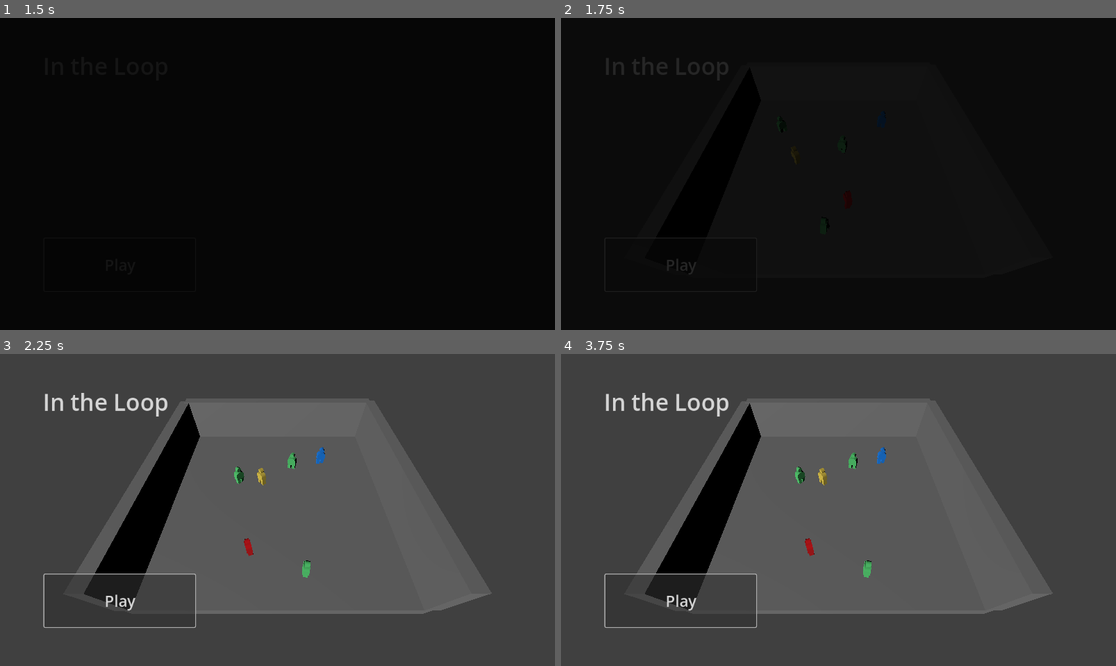
Above: before the commit, frames 1-4 (two rows, left to right).
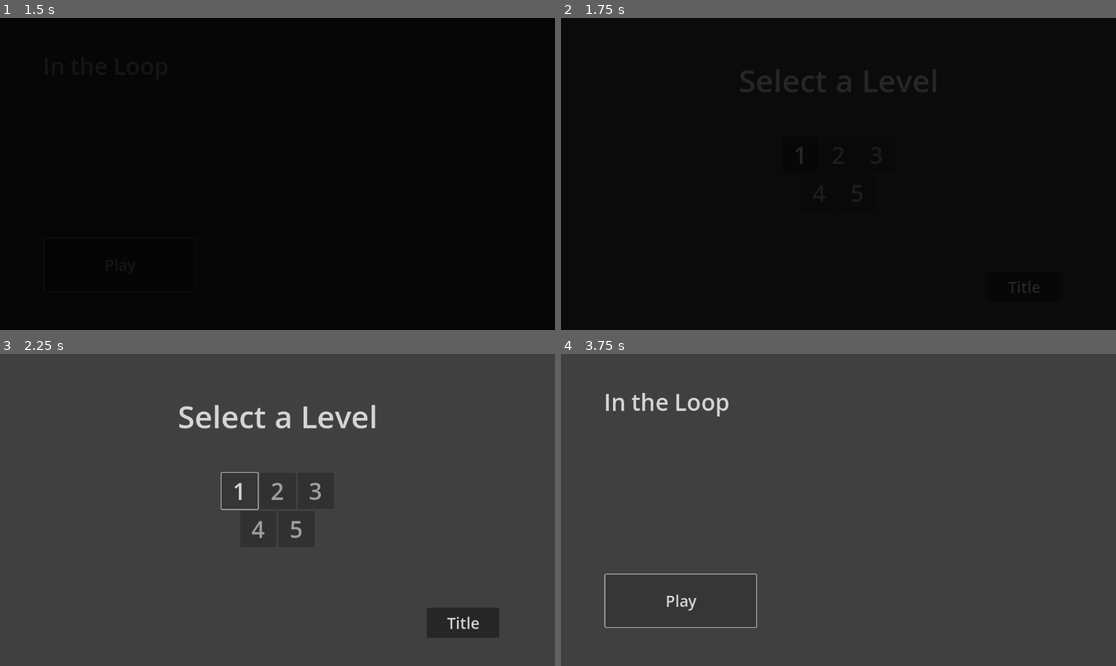
Above: after the commit, the same moments.

Repository: NewspaperTheCat/GMTK2025
Game: Godot game, scene res://Navigation/game_controller.tscn
Same seed, same stepped clock (60 frames per second), same inputs: the game is played once before the commit and once after it.
Inputs (mouse positions are in pixels of both pictures, inside the frame that each line leads up to):
- Up to frame 1 (1.5 s): click "Play" at 0.5 s; click "Play" at 1.25 s
- Up to frame 2 (1.75 s): no input
- Up to frame 3 (2.25 s): click "Play" (after the commit: "1") at 2 s
- Up to frame 4 (3.75 s): click (1021, 622) at 2.75 s, where only the run after the commit has a clickable "Title"; click "Play" at 3.5 s

Frame 1 is identical in both runs. In frame 2, 0.5% of the frame differs, in the area x 8-87%, y 12-88%; in frame 3, 27%, in the area x 7-90%, y 12-91%; in frame 4, 22%.

Commit message:
Level Progress and Select

Diff:
--- a/Elements/player.gd
+++ b/Elements/player.gd
@@ -1,6 +1,7 @@
 class_name Player extends Node3D
 
 @onready var loop_indicator: LoopIndicator = $LoopIndicator
+@onready var scene_redirect: SceneRedirect = $SceneRedirect
 
 var drawing = false
 var points := []
@@ -75,6 +76,8 @@
 
 	if to_win:
 		print("HUZZAH, you did it!!")
+		Global.level_progress = Global.level.level_num
+		scene_redirect._to_select()
 	else:
 		chosen_recipient.activeAlignment = Grimblo.alignment.ACTIVE
 		chosen_recipient.set_color()
--- a/Elements/player.tscn
+++ b/Elements/player.tscn
@@ -1,14 +1,16 @@
-[gd_scene load_steps=3 format=3 uid="uid://bwlm62q1aprja"]
+[gd_scene load_steps=4 format=3 uid="uid://bwlm62q1aprja"]
 
 [ext_resource type="Script" uid="uid://saielibv2plm" path="res://Elements/player.gd" id="1_gdu4x"]
 [ext_resource type="PackedScene" uid="uid://c6r1b0gioe5p5" path="res://Elements/loopIndicator.tscn" id="2_2ft67"]
+[ext_resource type="Script" uid="uid://c3ca7ynedm1wt" path="res://Navigation/scene_redirector.gd" id="3_1pq33"]
 
 [node name="Player" type="Node3D"]
 script = ExtResource("1_gdu4x")
-
-[node name="Area3D" type="Area3D" parent="."]
 
 [node name="Camera3D" type="Camera3D" parent="."]
 transform = Transform3D(1, 0, 0, 0, 0.604599, 0.79653, 0, -0.79653, 0.604599, 0, 6.94802, 6.38123)
 
 [node name="LoopIndicator" parent="." instance=ExtResource("2_2ft67")]
+
+[node name="SceneRedirect" type="Node" parent="."]
+script = ExtResource("3_1pq33")
--- a/Materials/LoopIndicatorHighlight.tres
+++ b/Materials/LoopIndicatorHighlight.tres
@@ -1,3 +1,4 @@
 [gd_resource type="StandardMaterial3D" format=3 uid="uid://qmvg4a4q5ng2"]
 
 [resource]
+albedo_color = Color(0, 0.697201, 0.697201, 1)
--- a/Navigation/Levels/Level1.tscn
+++ b/Navigation/Levels/Level1.tscn
@@ -18,6 +18,7 @@
 
 [node name="Level1" type="Node3D"]
 script = ExtResource("1_fhqol")
+level_num = 1
 crowd_speed = 3.0
 
 [node name="DirectionalLight3D" type="DirectionalLight3D" parent="."]
--- a/Navigation/Levels/level.gd
+++ b/Navigation/Levels/level.gd
@@ -1,5 +1,6 @@
 class_name Level extends Node3D
 
+@export var level_num : int
 @export var crowd_speed : float
 var sim_timescale := 1.0
 
--- a/Navigation/game_controller.gd
+++ b/Navigation/game_controller.gd
@@ -32,11 +32,12 @@
 			current_gui_scene.visible = false
 		else:
 			gui.remove_child(current_gui_scene)
-	var new = load(new_scene).instantiate()
-	gui.add_child(new)
-	current_gui_scene = new
+	if new_scene != "blank":
+		var new = load(new_scene).instantiate()
+		gui.add_child(new)
+		current_gui_scene = new
 
-	transition_controller.transition(transition_in, seconds)
+	if transition: transition_controller.transition(transition_in, seconds)
 
 func change_2d_scene(new_scene: String,
 	delete: bool = true,
@@ -57,13 +58,15 @@
 			current_2d_scene.visible = false
 		else:
 			gui.remove_child(current_2d_scene)
-	var new = load(new_scene).instantiate()
-	gui.add_child(new)
-	current_2d_scene = new
+	if new_scene != "blank":
+		var new = load(new_scene).instantiate()
+		gui.add_child(new)
+		current_2d_scene = new
 
-	transition_controller.transition(transition_in, seconds)
+	if transition: transition_controller.transition(transition_in, seconds)
 
-func change_3d_scene(new_scene: String,
+func change_3d_scene(
+	new_scene: String,
 	delete: bool = true,
 	keep_running: bool = false,
 	transition: bool = true,
@@ -82,8 +85,9 @@
 			current_3d_scene.visible = false
 		else:
 			gui.remove_child(current_3d_scene)
-	var new = load(new_scene).instantiate()
-	gui.add_child(new)
-	current_3d_scene = new
+	if new_scene != "blank":
+		var new = load(new_scene).instantiate()
+		gui.add_child(new)
+		current_3d_scene = new
 
-	transition_controller.transition(transition_in, seconds)
+	if transition: transition_controller.transition(transition_in, seconds)
--- /dev/null
+++ b/Navigation/level_lock.gd
@@ -0,0 +1,11 @@
+extends Button
+
+@export var level_num : int
+
+func _ready() -> void:
+	if level_num > Global.level_progress + 1:
+		modulate = Color.GRAY
+		disabled = true
+	else:
+		modulate = Color.WHITE
+		disabled = false
--- /dev/null
+++ b/Navigation/level_select.tscn
@@ -0,0 +1,206 @@
+[gd_scene load_steps=6 format=3 uid="uid://vu7rv1824jfg"]
+
+[ext_resource type="Script" uid="uid://c3ca7ynedm1wt" path="res://Navigation/scene_redirector.gd" id="1_ni7ld"]
+[ext_resource type="Script" uid="uid://dkfpqjhm8dtd4" path="res://Navigation/level_lock.gd" id="2_q7rdg"]
+
+[sub_resource type="LabelSettings" id="LabelSettings_hx585"]
+font_size = 64
+
+[sub_resource type="LabelSettings" id="LabelSettings_ni7ld"]
+font_size = 48
+
+[sub_resource type="LabelSettings" id="LabelSettings_q7rdg"]
+font_size = 32
+
+[node name="LevelSelect" type="Control"]
+layout_mode = 3
+anchors_preset = 15
+anchor_right = 1.0
+anchor_bottom = 1.0
+grow_horizontal = 2
+grow_vertical = 2
+script = ExtResource("1_ni7ld")
+
+[node name="Label" type="Label" parent="."]
+layout_mode = 1
+anchors_preset = -1
+anchor_left = 0.483
+anchor_right = 0.517
+anchor_bottom = 0.035
+offset_left = -0.416016
+offset_top = 85.0
+offset_right = 0.415955
+offset_bottom = 85.32
+grow_horizontal = 2
+text = "Select a Level"
+label_settings = SubResource("LabelSettings_hx585")
+
+[node name="VBox" type="VBoxContainer" parent="."]
+layout_mode = 1
+anchors_preset = 8
+anchor_left = 0.5
+anchor_top = 0.5
+anchor_right = 0.5
+anchor_bottom = 0.5
+offset_left = -116.5
+offset_top = -77.0
+offset_right = 116.5
+offset_bottom = 77.0
+grow_horizontal = 2
+grow_vertical = 2
+
+[node name="HBoxContainer" type="HBoxContainer" parent="VBox"]
+layout_mode = 2
+alignment = 1
+
+[node name="Button" type="Button" parent="VBox/HBoxContainer"]
+custom_minimum_size = Vector2(75, 75)
+layout_mode = 2
+script = ExtResource("2_q7rdg")
+level_num = 1
+
+[node name="Label" type="Label" parent="VBox/HBoxContainer/Button"]
+layout_mode = 1
+anchors_preset = 8
+anchor_left = 0.5
+anchor_top = 0.5
+anchor_right = 0.5
+anchor_bottom = 0.5
+offset_left = -14.5
+offset_top = -33.5
+offset_right = 25.5
+offset_bottom = 33.5
+grow_horizontal = 2
+grow_vertical = 2
+text = "1"
+label_settings = SubResource("LabelSettings_ni7ld")
+
+[node name="Button2" type="Button" parent="VBox/HBoxContainer"]
+custom_minimum_size = Vector2(75, 75)
+layout_mode = 2
+script = ExtResource("2_q7rdg")
+level_num = 2
+
+[node name="Label" type="Label" parent="VBox/HBoxContainer/Button2"]
+layout_mode = 1
+anchors_preset = 8
+anchor_left = 0.5
+anchor_top = 0.5
+anchor_right = 0.5
+anchor_bottom = 0.5
+offset_left = -14.5
+offset_top = -33.5
+offset_right = 25.5
+offset_bottom = 33.5
+grow_horizontal = 2
+grow_vertical = 2
+text = "2"
+label_settings = SubResource("LabelSettings_ni7ld")
+
+[node name="Button3" type="Button" parent="VBox/HBoxContainer"]
+custom_minimum_size = Vector2(75, 75)
+layout_mode = 2
+script = ExtResource("2_q7rdg")
+level_num = 3
+
+[node name="Label" type="Label" parent="VBox/HBoxContainer/Button3"]
+layout_mode = 1
+anchors_preset = 8
+anchor_left = 0.5
+anchor_top = 0.5
+anchor_right = 0.5
+anchor_bottom = 0.5
+offset_left = -14.5
+offset_top = -33.5
+offset_right = 25.5
+offset_bottom = 33.5
+grow_horizontal = 2
+grow_vertical = 2
+text = "3"
+label_settings = SubResource("LabelSettings_ni7ld")
+
+[node name="HBoxContainer2" type="HBoxContainer" parent="VBox"]
+layout_mode = 2
+alignment = 1
+
+[node name="Button4" type="Button" parent="VBox/HBoxContainer2"]
+custom_minimum_size = Vector2(75, 75)
+layout_mode = 2
+script = ExtResource("2_q7rdg")
+level_num = 4
+
+[node name="Label" type="Label" parent="VBox/HBoxContainer2/Button4"]
+layout_mode = 1
+anchors_preset = 8
+anchor_left = 0.5
+anchor_top = 0.5
+anchor_right = 0.5
+anchor_bottom = 0.5
+offset_left = -14.5
+offset_top = -33.5
+offset_right = 25.5
+offset_bottom = 33.5
+grow_horizontal = 2
+grow_vertical = 2
+text = "4"
+label_settings = SubResource("LabelSettings_ni7ld")
+
+[node name="Button5" type="Button" parent="VBox/HBoxContainer2"]
+custom_minimum_size = Vector2(75, 75)
+layout_mode = 2
+script = ExtResource("2_q7rdg")
+level_num = 5
+
+[node name="Label" type="Label" parent="VBox/HBoxContainer2/Button5"]
+layout_mode = 1
+anchors_preset = 8
+anchor_left = 0.5
+anchor_top = 0.5
+anchor_right = 0.5
+anchor_bottom = 0.5
+offset_left = -14.5
+offset_top = -33.5
+offset_right = 25.5
+offset_bottom = 33.5
+grow_horizontal = 2
+grow_vertical = 2
+text = "5"
+label_settings = SubResource("LabelSettings_ni7ld")
+
+[node name="TitleButton" type="Button" parent="."]
+custom_minimum_size = Vector2(150, 62.5)
+layout_mode = 1
+anchors_preset = 3
+anchor_left = 1.0
+anchor_top = 1.0
+anchor_right = 1.0
+anchor_bottom = 1.0
+offset_left = -216.0
+offset_top = -109.0
+offset_right = -116.0
+offset_bottom = -59.0
+grow_horizontal = 0
+grow_vertical = 0
+
+[node name="Label" type="Label" parent="TitleButton"]
+layout_mode = 1
+anchors_preset = 8
+anchor_left = 0.5
+anchor_top = 0.5
+anchor_right = 0.5
+anchor_bottom = 0.5
+offset_left = -20.0
+offset_top = -11.5
+offset_right = 20.0
+offset_bottom = 11.5
+grow_horizontal = 2
+grow_vertical = 2
+text = "Title"
+label_settings = SubResource("LabelSettings_q7rdg")
+
+[connection signal="pressed" from="VBox/HBoxContainer/Button" to="." method="_to_level" binds= [1]]
+[connection signal="pressed" from="VBox/HBoxContainer/Button2" to="." method="_to_level" binds= [2]]
+[connection signal="pressed" from="VBox/HBoxContainer/Button3" to="." method="_to_level" binds= [3]]
+[connection signal="pressed" from="VBox/HBoxContainer2/Button4" to="." method="_to_level" binds= [4]]
+[connection signal="pressed" from="VBox/HBoxContainer2/Button5" to="." method="_to_level" binds= [5]]
+[connection signal="pressed" from="TitleButton" to="." method="_to_title"]
--- a/Navigation/scene_redirector.gd
+++ b/Navigation/scene_redirector.gd
@@ -1,11 +1,14 @@
-extends Node
+class_name SceneRedirect extends Node
 
 func _to_title():
 	Global.game_controller.change_gui_scene("res://Navigation/title.tscn")
+	Global.game_controller.change_3d_scene("blank")
 
 func _to_select():
-	Global.game_controller.change_gui_scene("WRITE THIS")
+	Global.game_controller.change_gui_scene("res://Navigation/level_select.tscn")
+	Global.game_controller.change_3d_scene("blank")
 
-func _to_level():
+func _to_level(lvl: int = 1):
 	print("moving to level")
-	Global.game_controller.change_3d_scene("res://Navigation/Levels/Level1.tscn")
+	Global.game_controller.change_3d_scene("res://Navigation/Levels/Level" + str(lvl) + ".tscn")
+	Global.game_controller.change_gui_scene("blank")
--- a/Navigation/title.tscn
+++ b/Navigation/title.tscn
@@ -53,4 +53,4 @@
 text = "Play"
 label_settings = SubResource("LabelSettings_yi8iy")
 
-[connection signal="pressed" from="Button" to="." method="_to_level"]
+[connection signal="pressed" from="Button" to="." method="_to_select"]
--- a/global.gd
+++ b/global.gd
@@ -1,4 +1,8 @@
 extends Node
 
+var level_progress : int = 0:
+	set(value):
+		if value > level_progress:
+			level_progress = value
 var level : Level
 var game_controller : GameController
Not shown, added: Navigation/level_lock.gd.uid
